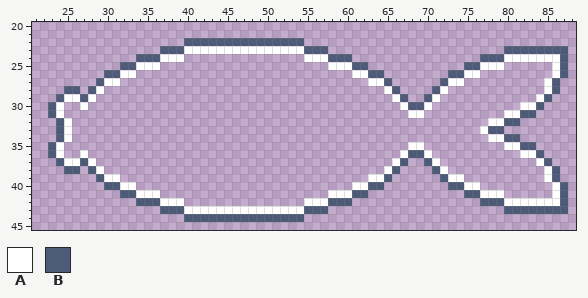
Edited in one commit: sprite sheet (assets/seal/Outline.png). The picture above is the old version.
The file is 384x384 pixels, drawn in blocks of 4x4; one block is one cell here. Shown: x 21..88, y 20..45.
Palette (. is transparent): A #ffffff  B #4d5b79
Pixels before, first column x 23:
22 .................BBBBBBBBBBBBBBB.................................
23 ..............BBBAAAAAAAAAAAAAAABBB......................BBBBBBBB
24 ...........BBBAAA...............AAABBB................BBBAAAAAAAB
25 .........BBAAA.....................AAABB............BBAAA......AB
26 .......BBAA...........................AABB........BBAA.........AB
27 ......BAA...............................AAB......BAA..........AB.
28 ..BB.BA...................................AB....BA............AB.
29 .BAABA.....................................AB..BA............AB..
30 BA..A.......................................ABBA...........AAB...
31 BA...........................................AA..........AABB....
32 .BA....................................................AABB......
33 .BA...................................................ABB........
34 .BA....................................................AABB......
35 BA...........................................AA..........AABB....
36 BA..A.......................................ABBA...........AAB...
37 .BAABA.....................................AB..BA............AB..
38 ..BB.BA...................................AB....BA............AB.
39 ......BAA...............................AAB......BAA..........AB.
40 .......BBAA...........................AABB........BBAA.........AB
41 .........BBAAA.....................AAABB............BBAAA......AB
42 ...........BBBAAA...............AAABBB................BBBAAAAAAAB
43 ..............BBBAAAAAAAAAAAAAAABBB......................BBBBBBBB
44 .................BBBBBBBBBBBBBBB.................................
Once edited:
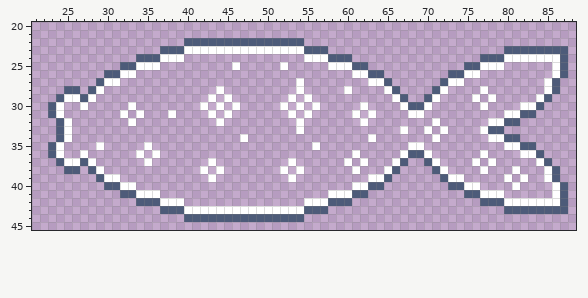
Changes in this commit:
{"y":25,"x":46,"old":".","new":"A"}
{"y":25,"x":52,"old":".","new":"A"}
{"y":27,"x":54,"old":".","new":"A"}
{"y":28,"x":44,"old":".","new":"A"}
{"y":28,"x":54,"old":".","new":"A"}
{"y":28,"x":60,"old":".","new":"A"}
{"y":28,"x":77,"old":".","new":"A"}
{"y":29,"x":43,"old":".","new":"A"}
{"y":29,"x":45,"old":".","new":"A"}
{"y":29,"x":53,"old":".","new":"A"}
{"y":29,"x":55,"old":".","new":"A"}
{"y":29,"x":76,"old":".","new":"A"}
{"y":29,"x":78,"old":".","new":"A"}
{"y":30,"x":33,"old":".","new":"A"}
{"y":30,"x":42,"old":".","new":"A"}
{"y":30,"x":44,"old":".","new":"A"}
{"y":30,"x":46,"old":".","new":"A"}
{"y":30,"x":52,"old":".","new":"A"}
{"y":30,"x":54,"old":".","new":"A"}
{"y":30,"x":56,"old":".","new":"A"}
{"y":30,"x":62,"old":".","new":"A"}
{"y":30,"x":77,"old":".","new":"A"}
{"y":31,"x":32,"old":".","new":"A"}
{"y":31,"x":34,"old":".","new":"A"}
{"y":31,"x":38,"old":".","new":"A"}
{"y":31,"x":43,"old":".","new":"A"}
{"y":31,"x":45,"old":".","new":"A"}
{"y":31,"x":53,"old":".","new":"A"}
{"y":31,"x":55,"old":".","new":"A"}
{"y":31,"x":61,"old":".","new":"A"}
{"y":31,"x":63,"old":".","new":"A"}
{"y":32,"x":33,"old":".","new":"A"}
{"y":32,"x":44,"old":".","new":"A"}
{"y":32,"x":54,"old":".","new":"A"}
{"y":32,"x":62,"old":".","new":"A"}
{"y":32,"x":71,"old":".","new":"A"}
{"y":33,"x":54,"old":".","new":"A"}
{"y":33,"x":67,"old":".","new":"A"}
{"y":33,"x":70,"old":".","new":"A"}
{"y":33,"x":72,"old":".","new":"A"}
{"y":34,"x":47,"old":".","new":"A"}
{"y":34,"x":63,"old":".","new":"A"}
{"y":34,"x":71,"old":".","new":"A"}
{"y":35,"x":29,"old":".","new":"A"}
{"y":35,"x":35,"old":".","new":"A"}
{"y":35,"x":56,"old":".","new":"A"}
{"y":36,"x":34,"old":".","new":"A"}
{"y":36,"x":36,"old":".","new":"A"}
{"y":36,"x":61,"old":".","new":"A"}
{"y":36,"x":77,"old":".","new":"A"}
{"y":37,"x":35,"old":".","new":"A"}
{"y":37,"x":43,"old":".","new":"A"}
{"y":37,"x":53,"old":".","new":"A"}
{"y":37,"x":60,"old":".","new":"A"}
{"y":37,"x":62,"old":".","new":"A"}
{"y":37,"x":76,"old":".","new":"A"}
{"y":37,"x":78,"old":".","new":"A"}
{"y":38,"x":42,"old":".","new":"A"}
{"y":38,"x":44,"old":".","new":"A"}
{"y":38,"x":52,"old":".","new":"A"}
{"y":38,"x":54,"old":".","new":"A"}
{"y":38,"x":61,"old":".","new":"A"}
{"y":38,"x":77,"old":".","new":"A"}
{"y":38,"x":81,"old":".","new":"A"}
{"y":39,"x":43,"old":".","new":"A"}
{"y":39,"x":53,"old":".","new":"A"}
{"y":39,"x":80,"old":".","new":"A"}
{"y":39,"x":82,"old":".","new":"A"}
{"y":40,"x":81,"old":".","new":"A"}
{"label":"added","picture_box":[200,62,248,182]}
{"label":"added","picture_box":[280,62,320,182]}
{"label":"added","picture_box":[344,86,528,190]}
{"label":"added","picture_box":[120,102,176,166]}
{"label":"added","picture_box":[96,142,104,150]}
